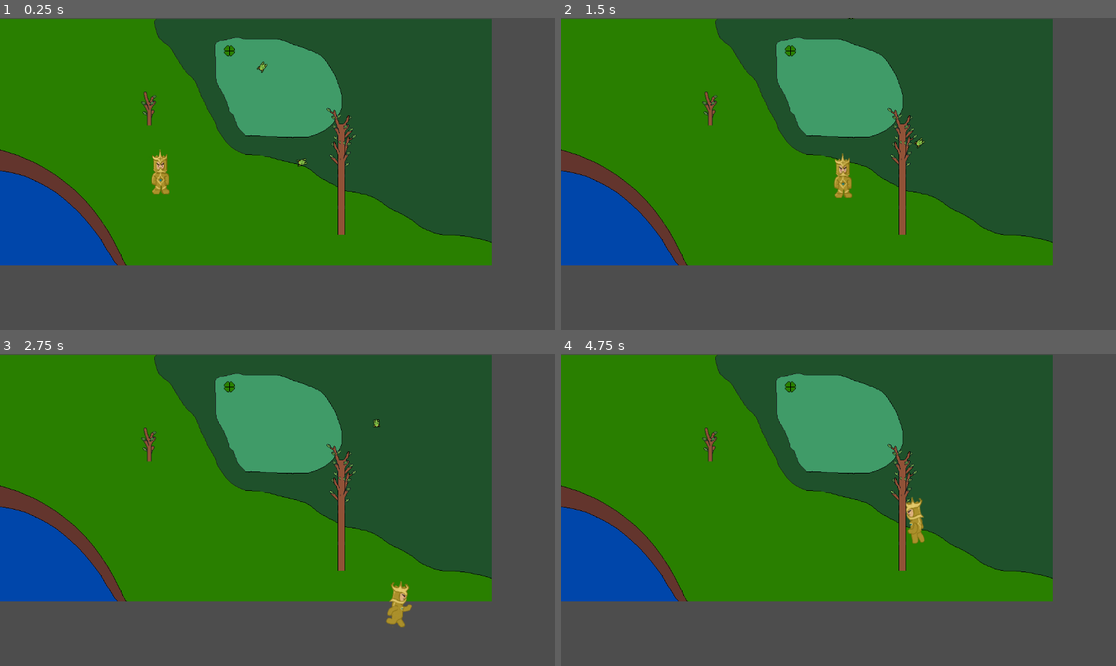
Above: before the commit, frames 1-4 (two rows, left to right).
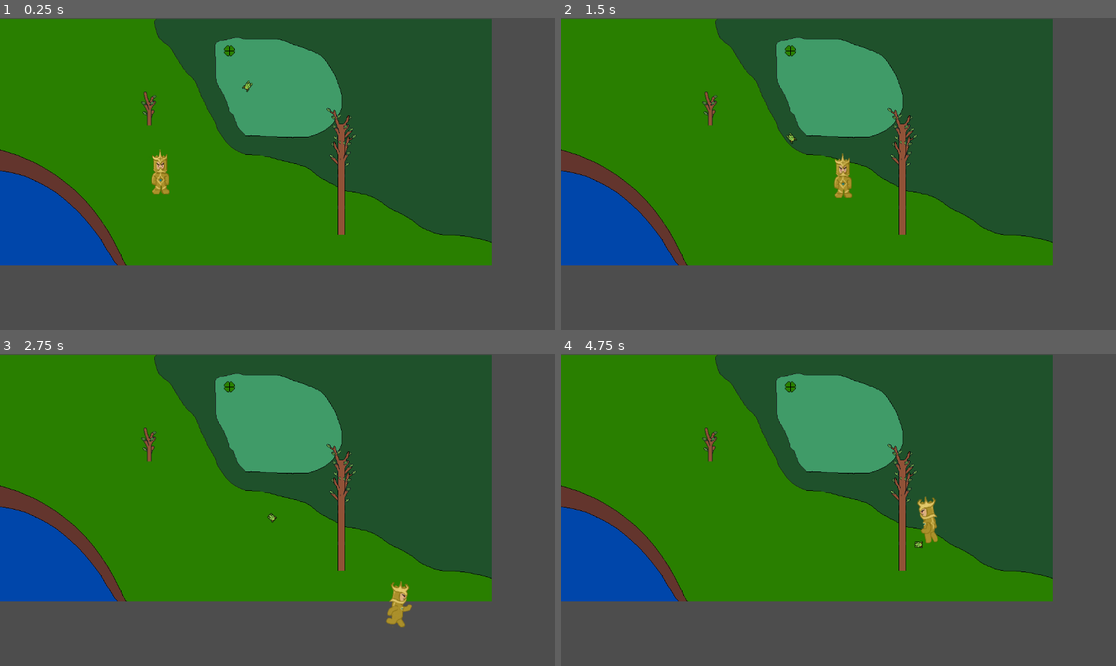
Above: after the commit, the same moments.

Repository: Gagod98/Renatus
Game: Godot game, scene res://Escenas/node_2d.tscn
Two runs of this game, one before a commit and one after it. Both use one fixed random seed, a clock stepped at 60 frames per second and the inputs below. Before the commit the project starts from res://node_2d.tscn.
Inputs:
- Up to frame 1 (0.25 s): no input
- Up to frame 2 (1.5 s): hold D (Right) 0.53-1.28 s; hold Shift (Shift) 0.53-1.28 s; hold Down (Down) from 1.28 s (still down); tap Shift (Shift) at 1.35 s
- Up to frame 3 (2.75 s): release Down (Down) at 2.03 s; hold D (Right) from 2.03 s (still down); hold Shift (Shift) from 2.03 s (still down)
- Up to frame 4 (4.75 s): release D (Right) at 2.78 s; release Shift (Shift) at 2.78 s; hold Up (Up) 2.78-3.53 s; tap Shift (Shift) at 2.85, 4.35 s; hold Shift (Shift) 3.53-4.28 s; hold A (Left) from 3.53 s (still down)

The runs differ from the first frame. In frame 1, 0.1% of the frame differs, in the area x 43-56%, y 14-48%; in frame 2, less than 0.1%; in frame 3, less than 0.1%; in frame 4, 0.7%, in the area x 62-68%, y 45-63%.

Commit message:
Orden en carpetas & pruebas con tiles

Diff:
--- /dev/null
+++ b/Escenas/arbol_1_f_1_pl_1.tscn
@@ -0,0 +1,20 @@
+[gd_scene load_steps=4 format=3 uid="uid://gryj6wdd3qu5"]
+
+[ext_resource type="Script" uid="uid://cijdys7cyh6te" path="res://scripts/arbol_1_f_1_pl_1.gd" id="1_8wmve"]
+[ext_resource type="Texture2D" uid="uid://xds4hv6mt4jv" path="res://Assets/Arbol1_pl1/Arbolpeque1_pl1.png" id="2_wapdt"]
+
+[sub_resource type="RectangleShape2D" id="RectangleShape2D_iyrqp"]
+size = Vector2(6.8125, 17.25)
+
+[node name="arbol1_f1_pl1" type="StaticBody2D"]
+script = ExtResource("1_8wmve")
+
+[node name="Sprite2D" type="Sprite2D" parent="."]
+position = Vector2(-27, -63)
+texture = ExtResource("2_wapdt")
+centered = false
+
+[node name="CollisionShape2D" type="CollisionShape2D" parent="."]
+position = Vector2(-2, 1)
+scale = Vector2(1.2, 1)
+shape = SubResource("RectangleShape2D_iyrqp")
--- /dev/null
+++ b/Escenas/arbol_2.tscn
@@ -0,0 +1,24 @@
+[gd_scene load_steps=4 format=3 uid="uid://bcjt30w6jgxxh"]
+
+[ext_resource type="Script" uid="uid://chr6jfa1qndag" path="res://scripts/arbol.gd" id="1_dp8nb"]
+[ext_resource type="Texture2D" uid="uid://ck77f4bbsao4p" path="res://Assets/Arbol1_pl1/pixil-frame-7.png" id="2_il8ha"]
+
+[sub_resource type="RectangleShape2D" id="RectangleShape2D_rsoss"]
+size = Vector2(9.5, 17.25)
+
+[node name="arbol2" type="Node2D"]
+
+[node name="arbol2" type="StaticBody2D" parent="."]
+script = ExtResource("1_dp8nb")
+
+[node name="Sprite2D" type="Sprite2D" parent="arbol2"]
+visibility_layer = 29
+position = Vector2(-104, -30)
+texture = ExtResource("2_il8ha")
+centered = false
+offset = Vector2(0, -270)
+
+[node name="CollisionShape2D" type="CollisionShape2D" parent="arbol2"]
+position = Vector2(0, -17)
+scale = Vector2(2, 2)
+shape = SubResource("RectangleShape2D_rsoss")
--- /dev/null
+++ b/Escenas/node_2d.tscn
@@ -0,0 +1,33 @@
+[gd_scene load_steps=7 format=3 uid="uid://c8ovf73ffk4q3"]
+
+[ext_resource type="PackedScene" uid="uid://bcjt30w6jgxxh" path="res://Escenas/arbol_2.tscn" id="1_7vxoj"]
+[ext_resource type="PackedScene" uid="uid://dfoiycgkq8lqo" path="res://Escenas/pj_1.tscn" id="1_kdubu"]
+[ext_resource type="PackedScene" uid="uid://d14slwcsg6quo" path="res://Escenas/sapo.tscn" id="3_d21ai"]
+[ext_resource type="PackedScene" uid="uid://gryj6wdd3qu5" path="res://Escenas/arbol_1_f_1_pl_1.tscn" id="6_rj586"]
+[ext_resource type="Texture2D" uid="uid://b4fs2o34d480j" path="res://Assets/Arbol1_pl1/Fondo.png" id="14_rjqkl"]
+[ext_resource type="Texture2D" uid="uid://boxhccdsjk3pi" path="res://Assets/Arbol1_pl1/Capa de pintura 3.PNG" id="20_fs4d3"]
+
+[node name="Node2D" type="Node2D"]
+y_sort_enabled = true
+
+[node name="Pj2" parent="." instance=ExtResource("1_kdubu")]
+position = Vector2(335, 374)
+
+[node name="arbol2" parent="." instance=ExtResource("1_7vxoj")]
+position = Vector2(710, 450)
+
+[node name="Sapo" parent="." instance=ExtResource("3_d21ai")]
+position = Vector2(529, 122)
+
+[node name="Fondo" type="Sprite2D" parent="."]
+position = Vector2(-1, 2)
+texture = ExtResource("14_rjqkl")
+centered = false
+
+[node name="CapaDePintura3" type="Sprite2D" parent="."]
+position = Vector2(509, 2)
+texture = ExtResource("20_fs4d3")
+centered = false
+
+[node name="arbol1_f1_pl1" parent="." instance=ExtResource("6_rj586")]
+position = Vector2(312, 214)
--- /dev/null
+++ b/Escenas/pj_1.tscn
@@ -0,0 +1,108 @@
+[gd_scene load_steps=15 format=3 uid="uid://dfoiycgkq8lqo"]
+
+[ext_resource type="Script" uid="uid://dfyn8kejc4txw" path="res://scripts/character_body_2d.gd" id="1_co4bp"]
+[ext_resource type="Texture2D" uid="uid://dj7mqw34uwpwq" path="res://Assets/PJ/0°.PNG" id="2_xljab"]
+[ext_resource type="Texture2D" uid="uid://74rf0w2oa5cw" path="res://Assets/PJ/Correr_Izquierda/2.PNG" id="3_0f2xf"]
+[ext_resource type="Texture2D" uid="uid://bnljnbx1x5nml" path="res://Assets/PJ/Correr_Izquierda/1.PNG" id="4_bompr"]
+[ext_resource type="Texture2D" uid="uid://dsi4td7kbdgqs" path="res://Assets/PJ/Correr_Izquierda/5.PNG" id="5_7e7bg"]
+[ext_resource type="Texture2D" uid="uid://c7afuq10teupy" path="res://Assets/PJ/Correr_Izquierda/6.PNG" id="6_qn3tm"]
+[ext_resource type="Texture2D" uid="uid://cjbesqvmlu4km" path="res://Assets/PJ/Correr_Derecha/2.PNG" id="7_3u125"]
+[ext_resource type="Texture2D" uid="uid://cy8adptmg80at" path="res://Assets/PJ/Correr_Derecha/1.PNG" id="8_7wcjr"]
+[ext_resource type="Texture2D" uid="uid://ccrkrup18uhew" path="res://Assets/PJ/Correr_Derecha/5.PNG" id="9_jje0e"]
+[ext_resource type="Texture2D" uid="uid://dwnxpiioqrgwy" path="res://Assets/PJ/Correr_Derecha/6.PNG" id="10_5m8wj"]
+[ext_resource type="Texture2D" uid="uid://3rw7j0yyo00y" path="res://Assets/PJ/180°.PNG" id="11_jf5fo"]
+
+[sub_resource type="SpriteFrames" id="SpriteFrames_dwjgb"]
+animations = [{
+"frames": [{
+"duration": 1.0,
+"texture": ExtResource("2_xljab")
+}],
+"loop": true,
+"name": &"RunDown",
+"speed": 5.0
+}, {
+"frames": [{
+"duration": 0.4,
+"texture": ExtResource("3_0f2xf")
+}, {
+"duration": 1.0,
+"texture": ExtResource("4_bompr")
+}, {
+"duration": 1.0,
+"texture": ExtResource("3_0f2xf")
+}, {
+"duration": 1.0,
+"texture": ExtResource("5_7e7bg")
+}, {
+"duration": 1.0,
+"texture": ExtResource("6_qn3tm")
+}, {
+"duration": 1.0,
+"texture": ExtResource("5_7e7bg")
+}, {
+"duration": 0.5,
+"texture": ExtResource("3_0f2xf")
+}],
+"loop": true,
+"name": &"RunLeft",
+"speed": 6.0
+}, {
+"frames": [{
+"duration": 0.4,
+"texture": ExtResource("7_3u125")
+}, {
+"duration": 1.0,
+"texture": ExtResource("8_7wcjr")
+}, {
+"duration": 1.0,
+"texture": ExtResource("7_3u125")
+}, {
+"duration": 1.0,
+"texture": ExtResource("9_jje0e")
+}, {
+"duration": 1.0,
+"texture": ExtResource("10_5m8wj")
+}, {
+"duration": 1.0,
+"texture": ExtResource("9_jje0e")
+}, {
+"duration": 0.4,
+"texture": ExtResource("7_3u125")
+}],
+"loop": true,
+"name": &"RunRight",
+"speed": 6.0
+}, {
+"frames": [{
+"duration": 1.0,
+"texture": ExtResource("11_jf5fo")
+}],
+"loop": true,
+"name": &"RunUp",
+"speed": 5.0
+}]
+
+[sub_resource type="CapsuleShape2D" id="CapsuleShape2D_veloe"]
+radius = 14.0
+height = 28.0
+
+[sub_resource type="GDScript" id="GDScript_kqfsq"]
+
+[node name="Pj1" type="CharacterBody2D"]
+script = ExtResource("1_co4bp")
+
+[node name="AnimatedSprite2D" type="AnimatedSprite2D" parent="."]
+z_index = 1
+position = Vector2(-48, -101)
+sprite_frames = SubResource("SpriteFrames_dwjgb")
+animation = &"RunDown"
+centered = false
+
+[node name="CollisionShape2D" type="CollisionShape2D" parent="."]
+show_behind_parent = true
+z_index = 1
+y_sort_enabled = true
+position = Vector2(0, -16)
+shape = SubResource("CapsuleShape2D_veloe")
+script = SubResource("GDScript_kqfsq")
--- /dev/null
+++ b/Escenas/sapo.tscn
@@ -0,0 +1,46 @@
+[gd_scene load_steps=8 format=3 uid="uid://d14slwcsg6quo"]
+
+[ext_resource type="Script" uid="uid://b4prbgil6mw8v" path="res://scripts/sapo.gd" id="1_2ks7v"]
+[ext_resource type="Texture2D" uid="uid://ckkqkdw065b5u" path="res://Assets/Sapo/sapo_iz2.png" id="2_bo222"]
+[ext_resource type="Texture2D" uid="uid://xonbrws8t6cx" path="res://Assets/Sapo/sapo_iz.png" id="3_u4slr"]
+[ext_resource type="Texture2D" uid="uid://c6sj5ai8rathc" path="res://Assets/Sapo/sapo_up2.png" id="4_sysyi"]
+[ext_resource type="Texture2D" uid="uid://cmn8nuqtll1gg" path="res://Assets/Sapo/sapo_up.png" id="5_nlv55"]
+
+[sub_resource type="SpriteFrames" id="SpriteFrames_qdh78"]
+animations = [{
+"frames": [{
+"duration": 1.0,
+"texture": ExtResource("2_bo222")
+}, {
+"duration": 1.0,
+"texture": ExtResource("3_u4slr")
+}],
+"loop": true,
+"name": &"jump_right",
+"speed": 2.0
+}, {
+"frames": [{
+"duration": 1.0,
+"texture": ExtResource("4_sysyi")
+}, {
+"duration": 1.0,
+"texture": ExtResource("5_nlv55")
+}],
+"loop": true,
+"name": &"jump_up",
+"speed": 2.0
+}]
+
+[sub_resource type="RectangleShape2D" id="RectangleShape2D_sswa0"]
+
+[node name="Sapo" type="CharacterBody2D"]
+script = ExtResource("1_2ks7v")
+
+[node name="AnimatedSprite2D" type="AnimatedSprite2D" parent="."]
+rotation = 1.5708
+sprite_frames = SubResource("SpriteFrames_qdh78")
+animation = &"jump_up"
+
+[node name="CollisionShape2D" type="CollisionShape2D" parent="."]
+position = Vector2(-1, 0)
+shape = SubResource("RectangleShape2D_sswa0")
--- a/arbol_1_f_1_pl_1.tscn
+++ /dev/null
@@ -1,20 +0,0 @@
-[gd_scene load_steps=4 format=3 uid="uid://gryj6wdd3qu5"]
-
-[ext_resource type="Script" uid="uid://cijdys7cyh6te" path="res://scripts/arbol_1_f_1_pl_1.gd" id="1_8wmve"]
-[ext_resource type="Texture2D" uid="uid://xds4hv6mt4jv" path="res://PJ1/Arbol1_pl1/Arbolpeque1_pl1.png" id="2_wapdt"]
-
-[sub_resource type="RectangleShape2D" id="RectangleShape2D_iyrqp"]
-size = Vector2(6.8125, 17.25)
-
-[node name="arbol1_f1_pl1" type="StaticBody2D"]
-script = ExtResource("1_8wmve")
-
-[node name="Sprite2D" type="Sprite2D" parent="."]
-position = Vector2(-27, -63)
-texture = ExtResource("2_wapdt")
-centered = false
-
-[node name="CollisionShape2D" type="CollisionShape2D" parent="."]
-position = Vector2(-2, 1)
-scale = Vector2(1.2, 1)
-shape = SubResource("RectangleShape2D_iyrqp")
--- a/arbol_2.tscn
+++ /dev/null
@@ -1,24 +0,0 @@
-[gd_scene load_steps=4 format=3 uid="uid://bcjt30w6jgxxh"]
-
-[ext_resource type="Script" uid="uid://chr6jfa1qndag" path="res://scripts/arbol.gd" id="1_dp8nb"]
-[ext_resource type="Texture2D" uid="uid://ck77f4bbsao4p" path="res://PJ1/Arbol1_pl1/pixil-frame-7.png" id="2_il8ha"]
-
-[sub_resource type="RectangleShape2D" id="RectangleShape2D_rsoss"]
-size = Vector2(9.5, 17.25)
-
-[node name="arbol2" type="Node2D"]
-
-[node name="arbol2" type="StaticBody2D" parent="."]
-script = ExtResource("1_dp8nb")
-
-[node name="Sprite2D" type="Sprite2D" parent="arbol2"]
-visibility_layer = 29
-position = Vector2(-104, -30)
-texture = ExtResource("2_il8ha")
-centered = false
-offset = Vector2(0, -270)
-
-[node name="CollisionShape2D" type="CollisionShape2D" parent="arbol2"]
-position = Vector2(0, -17)
-scale = Vector2(2, 2)
-shape = SubResource("RectangleShape2D_rsoss")
--- a/node_2d.tscn
+++ /dev/null
@@ -1,36 +0,0 @@
-[gd_scene load_steps=7 format=3 uid="uid://c8ovf73ffk4q3"]
-
-[ext_resource type="PackedScene" uid="uid://bcjt30w6jgxxh" path="res://arbol_2.tscn" id="1_7vxoj"]
-[ext_resource type="PackedScene" uid="uid://dfoiycgkq8lqo" path="res://pj_1.tscn" id="1_kdubu"]
-[ext_resource type="PackedScene" uid="uid://d14slwcsg6quo" path="res://sapo.tscn" id="3_d21ai"]
-[ext_resource type="PackedScene" uid="uid://gryj6wdd3qu5" path="res://arbol_1_f_1_pl_1.tscn" id="6_rj586"]
-[ext_resource type="Texture2D" uid="uid://b4fs2o34d480j" path="res://PJ1/Arbol1_pl1/Fondo.png" id="14_rjqkl"]
-[ext_resource type="Texture2D" uid="uid://boxhccdsjk3pi" path="res://PJ1/Arbol1_pl1/Capa de pintura 3.PNG" id="20_fs4d3"]
-
-[node name="Node2D" type="Node2D"]
-y_sort_enabled = true
-
-[node name="Pj2" parent="." instance=ExtResource("1_kdubu")]
-position = Vector2(335, 374)
-
-[node name="arbol2" parent="." instance=ExtResource("1_7vxoj")]
-position = Vector2(710, 450)
-
-[node name="Sapo" parent="." instance=ExtResource("3_d21ai")]
-position = Vector2(529, 122)
-
-[node name="Sapo2" parent="." instance=ExtResource("3_d21ai")]
-position = Vector2(602, 306)
-
-[node name="Fondo" type="Sprite2D" parent="."]
-position = Vector2(-1, 2)
-texture = ExtResource("14_rjqkl")
-centered = false
-
-[node name="CapaDePintura3" type="Sprite2D" parent="."]
-position = Vector2(509, 2)
-texture = ExtResource("20_fs4d3")
-centered = false
-
-[node name="arbol1_f1_pl1" parent="." instance=ExtResource("6_rj586")]
-position = Vector2(312, 214)
--- a/pj_1.tscn
+++ /dev/null
@@ -1,108 +0,0 @@
-[gd_scene load_steps=15 format=3 uid="uid://dfoiycgkq8lqo"]
-
-[ext_resource type="Script" uid="uid://dfyn8kejc4txw" path="res://scripts/character_body_2d.gd" id="1_co4bp"]
-[ext_resource type="Texture2D" uid="uid://dj7mqw34uwpwq" path="res://PJ1/PJ/0°.PNG" id="2_xljab"]
-[ext_resource type="Texture2D" uid="uid://74rf0w2oa5cw" path="res://PJ1/Correr_Izquierda/2.PNG" id="3_0f2xf"]
-[ext_resource type="Texture2D" uid="uid://bnljnbx1x5nml" path="res://PJ1/Correr_Izquierda/1.PNG" id="4_bompr"]
-[ext_resource type="Texture2D" uid="uid://dsi4td7kbdgqs" path="res://PJ1/Correr_Izquierda/5.PNG" id="5_7e7bg"]
-[ext_resource type="Texture2D" uid="uid://c7afuq10teupy" path="res://PJ1/Correr_Izquierda/6.PNG" id="6_qn3tm"]
-[ext_resource type="Texture2D" uid="uid://cjbesqvmlu4km" path="res://PJ1/Correr_Derecha/2.PNG" id="7_3u125"]
-[ext_resource type="Texture2D" uid="uid://cy8adptmg80at" path="res://PJ1/Correr_Derecha/1.PNG" id="8_7wcjr"]
-[ext_resource type="Texture2D" uid="uid://ccrkrup18uhew" path="res://PJ1/Correr_Derecha/5.PNG" id="9_jje0e"]
-[ext_resource type="Texture2D" uid="uid://dwnxpiioqrgwy" path="res://PJ1/Correr_Derecha/6.PNG" id="10_5m8wj"]
-[ext_resource type="Texture2D" uid="uid://3rw7j0yyo00y" path="res://PJ1/PJ/180°.PNG" id="11_jf5fo"]
-
-[sub_resource type="SpriteFrames" id="SpriteFrames_dwjgb"]
-animations = [{
-"frames": [{
-"duration": 1.0,
-"texture": ExtResource("2_xljab")
-}],
-"loop": true,
-"name": &"RunDown",
-"speed": 5.0
-}, {
-"frames": [{
-"duration": 0.4,
-"texture": ExtResource("3_0f2xf")
-}, {
-"duration": 1.0,
-"texture": ExtResource("4_bompr")
-}, {
-"duration": 1.0,
-"texture": ExtResource("3_0f2xf")
-}, {
-"duration": 1.0,
-"texture": ExtResource("5_7e7bg")
-}, {
-"duration": 1.0,
-"texture": ExtResource("6_qn3tm")
-}, {
-"duration": 1.0,
-"texture": ExtResource("5_7e7bg")
-}, {
-"duration": 0.5,
-"texture": ExtResource("3_0f2xf")
-}],
-"loop": true,
-"name": &"RunLeft",
-"speed": 6.0
-}, {
-"frames": [{
-"duration": 0.4,
-"texture": ExtResource("7_3u125")
-}, {
-"duration": 1.0,
-"texture": ExtResource("8_7wcjr")
-}, {
-"duration": 1.0,
-"texture": ExtResource("7_3u125")
-}, {
-"duration": 1.0,
-"texture": ExtResource("9_jje0e")
-}, {
-"duration": 1.0,
-"texture": ExtResource("10_5m8wj")
-}, {
-"duration": 1.0,
-"texture": ExtResource("9_jje0e")
-}, {
-"duration": 0.4,
-"texture": ExtResource("7_3u125")
-}],
-"loop": true,
-"name": &"RunRight",
-"speed": 6.0
-}, {
-"frames": [{
-"duration": 1.0,
-"texture": ExtResource("11_jf5fo")
-}],
-"loop": true,
-"name": &"RunUp",
-"speed": 5.0
-}]
-
-[sub_resource type="CapsuleShape2D" id="CapsuleShape2D_veloe"]
-radius = 14.0
-height = 28.0
-
-[sub_resource type="GDScript" id="GDScript_kqfsq"]
-
-[node name="Pj1" type="CharacterBody2D"]
-script = ExtResource("1_co4bp")
-
-[node name="AnimatedSprite2D" type="AnimatedSprite2D" parent="."]
-z_index = 1
-position = Vector2(-48, -101)
-sprite_frames = SubResource("SpriteFrames_dwjgb")
-animation = &"RunDown"
-centered = false
-
-[node name="CollisionShape2D" type="CollisionShape2D" parent="."]
-show_behind_parent = true
-z_index = 1
-y_sort_enabled = true
-position = Vector2(0, -16)
-shape = SubResource("CapsuleShape2D_veloe")
-script = SubResource("GDScript_kqfsq")
--- a/project.godot
+++ b/project.godot
@@ -11,7 +11,7 @@
 [application]
 
 config/name="Renatus"
-run/main_scene="res://node_2d.tscn"
+run/main_scene="res://Escenas/node_2d.tscn"
 config/features=PackedStringArray("4.4", "Mobile")
 config/icon="res://icon.svg"
 
--- a/sapo.tscn
+++ /dev/null
@@ -1,46 +0,0 @@
-[gd_scene load_steps=8 format=3 uid="uid://d14slwcsg6quo"]
-
-[ext_resource type="Script" uid="uid://b4prbgil6mw8v" path="res://scripts/sapo.gd" id="1_2ks7v"]
-[ext_resource type="Texture2D" uid="uid://ckkqkdw065b5u" path="res://PJ1/Sapo/sapo_iz2.png" id="2_bo222"]
-[ext_resource type="Texture2D" uid="uid://xonbrws8t6cx" path="res://PJ1/Sapo/sapo_iz.png" id="3_u4slr"]
-[ext_resource type="Texture2D" uid="uid://c6sj5ai8rathc" path="res://PJ1/Sapo/sapo_up2.png" id="4_sysyi"]
-[ext_resource type="Texture2D" uid="uid://cmn8nuqtll1gg" path="res://PJ1/Sapo/sapo_up.png" id="5_nlv55"]
-
-[sub_resource type="SpriteFrames" id="SpriteFrames_qdh78"]
-animations = [{
-"frames": [{
-"duration": 1.0,
-"texture": ExtResource("2_bo222")
-}, {
-"duration": 1.0,
-"texture": ExtResource("3_u4slr")
-}],
-"loop": true,
-"name": &"jump_right",
-"speed": 2.0
-}, {
-"frames": [{
-"duration": 1.0,
-"texture": ExtResource("4_sysyi")
-}, {
-"duration": 1.0,
-"texture": ExtResource("5_nlv55")
-}],
-"loop": true,
-"name": &"jump_up",
-"speed": 2.0
-}]
-
-[sub_resource type="RectangleShape2D" id="RectangleShape2D_sswa0"]
-
-[node name="Sapo" type="CharacterBody2D"]
-script = ExtResource("1_2ks7v")
-
-[node name="AnimatedSprite2D" type="AnimatedSprite2D" parent="."]
-rotation = 1.5708
-sprite_frames = SubResource("SpriteFrames_qdh78")
-animation = &"jump_up"
-
-[node name="CollisionShape2D" type="CollisionShape2D" parent="."]
-position = Vector2(-1, 0)
-shape = SubResource("RectangleShape2D_sswa0")
--- a/scripts/sapo.gd
+++ b/scripts/sapo.gd
@@ -11,7 +11,7 @@
 
 func _physics_process(delta: float) -> void:
 	var Direction: Vector2 = global_position.direction_to(Global.player.global_position)
-	velocity = Direction.normalized() * - speed
+	velocity = Direction.normalized() * speed
 	move_and_slide()
 
 
Renamed: PJ1/Arbol1_pl1/Arbolpeque1_pl1.png -> Assets/Arbol1_pl1/Arbolpeque1_pl1.png
Not shown, added: Assets/Arbol1_pl1/Arbolpeque1_pl1.png.import
Renamed: PJ1/Arbol1_pl1/Capa de pintura 3.PNG -> Assets/Arbol1_pl1/Capa de pintura 3.PNG
Not shown, added: Assets/Arbol1_pl1/Capa de pintura 3.PNG.import
Renamed: PJ1/Arbol1_pl1/Fondo.png -> Assets/Arbol1_pl1/Fondo.png
Not shown, added: Assets/Arbol1_pl1/Fondo.png.import
Renamed: PJ1/Arbol1_pl1/pixil-frame-0.png -> Assets/Arbol1_pl1/pixil-frame-0.png
Not shown, added: Assets/Arbol1_pl1/pixil-frame-0.png.import
Renamed: PJ1/Arbol1_pl1/pixil-frame-2.png -> Assets/Arbol1_pl1/pixil-frame-2.png
Not shown, added: Assets/Arbol1_pl1/pixil-frame-2.png.import
Renamed: PJ1/Arbol1_pl1/pixil-frame-3.png -> Assets/Arbol1_pl1/pixil-frame-3.png
Not shown, added: Assets/Arbol1_pl1/pixil-frame-3.png.import
(and 83 more such lines)
